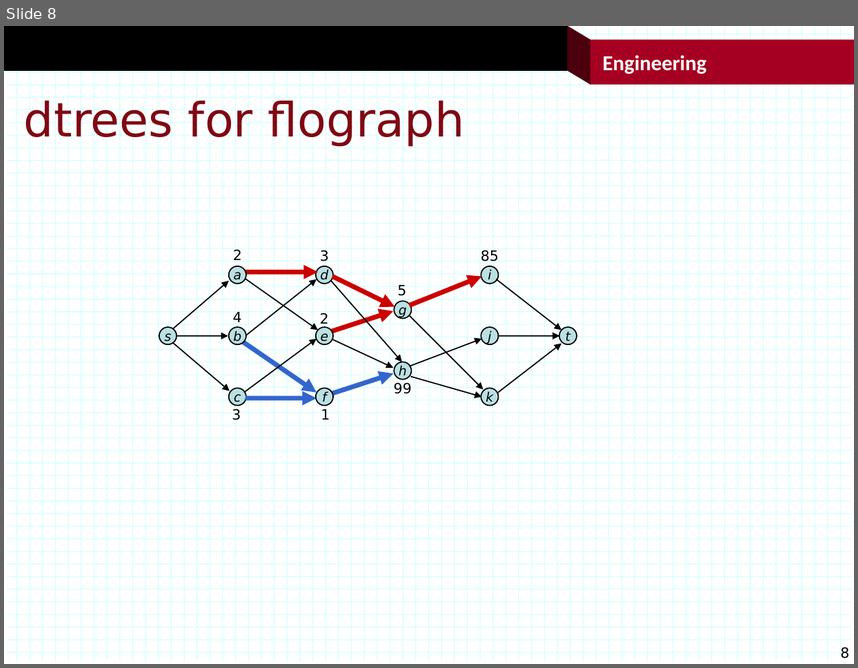
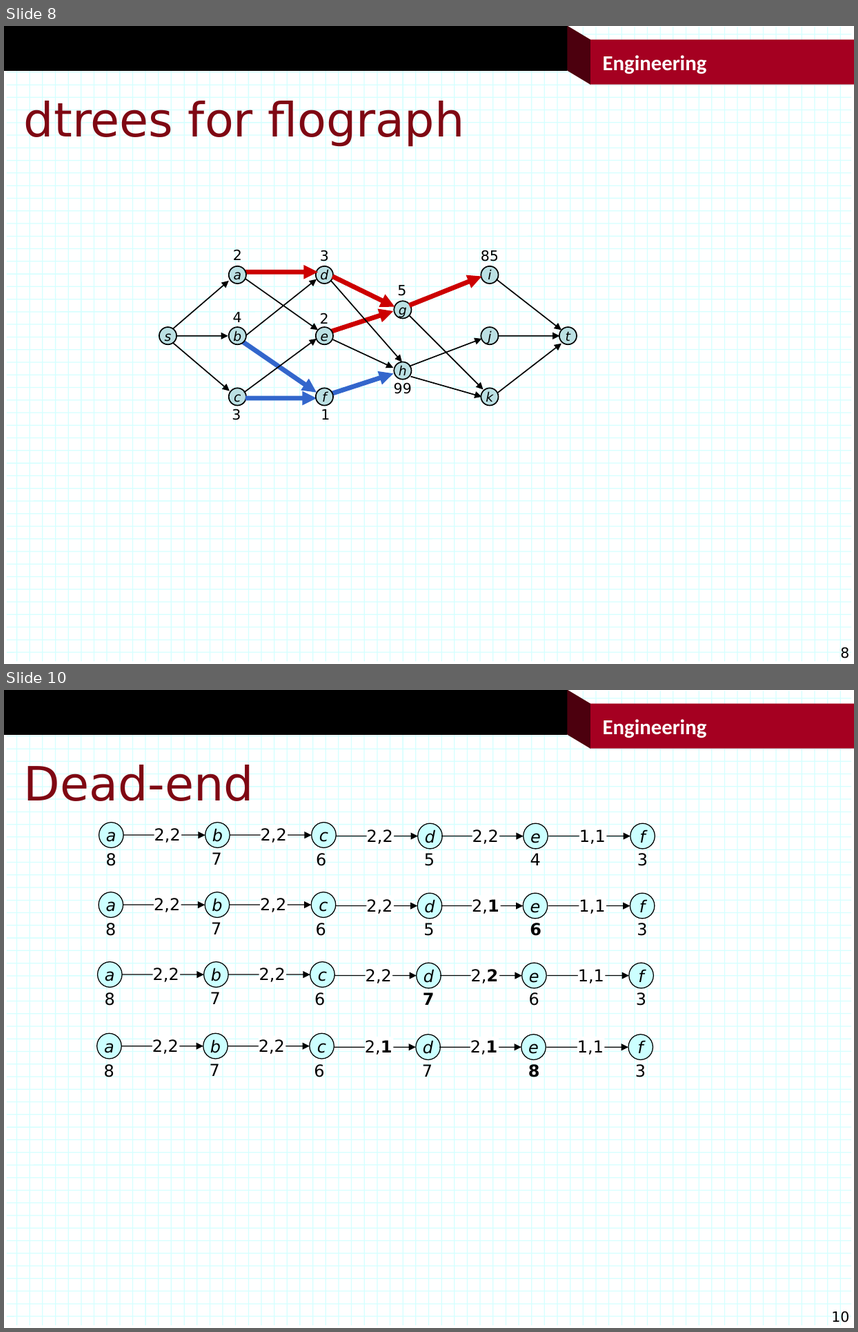
Before and after one commit to jonturner53/gads, a slide deck: graphAlgorithms/maxflow.pptx. Shown one above the other, each under a label of ours: slide 8 before the commit, slides 8 and 10 after it; the slides between them are not shown. The pictures are 858x668 and 858x1332 pixels, drawn with LibreOffice and Linux fonts; fonts in the diff are those of the drawing; background and template pictures are left out. Boxes give left, top, right and bottom in pixels: in the first picture for what was removed or moved away, otherwise in the second. Text is boxed around its words. In the diff, an @@ line names an element or a change of style, - is before the commit and + after.

```diff
--- a/graphAlgorithms/maxflow.pptx
+++ b/graphAlgorithms/maxflow.pptx
@@ slide 10 added at [4, 690, 854, 1328], background #FFFFFF; not listed: 122 template elements that a slide beside it also shows @@
@@ title added at [24, 762, 254, 811], 40 pt, text #7F0813 @@
+Dead-end
@@ group added at [99, 822, 655, 870]: 9 texts, 6 ellipses, 5 arrows, 2 rectangles @@
+3
+b
+a
+2,2
+c
+2,2
+d
+2,2
+e
+2,2
+f
+1,1
+4
+5
+6
+7
+8
@@ group added at [99, 892, 654, 936]: 8 texts, 6 ellipses, 5 arrows, 3 rectangles @@
+3
+b
+a
+2,2
+c
+2,2
+d
+2,2
+e
+2,1
+f
+1,1
+6
+5
+6
+7
+8
@@ group added at [98, 962, 653, 1009]: 8 texts, 6 ellipses, 5 arrows, 3 rectangles @@
+3
+b
+a
+2,2
+c
+2,2
+d
+2,2
+e
+2,2
+f
+1,1
+6
+7
+6
+7
+8
@@ group added at [96, 1034, 653, 1081]: 11 texts, 6 ellipses, 5 arrows @@
+3
+b
+a
+2,2
+c
+2,2
+d
+2,1
+e
+2,1
+f
+1,1
+8
+7
+6
+7
+8
```
Also in this commit, not shown: 5 other files.
